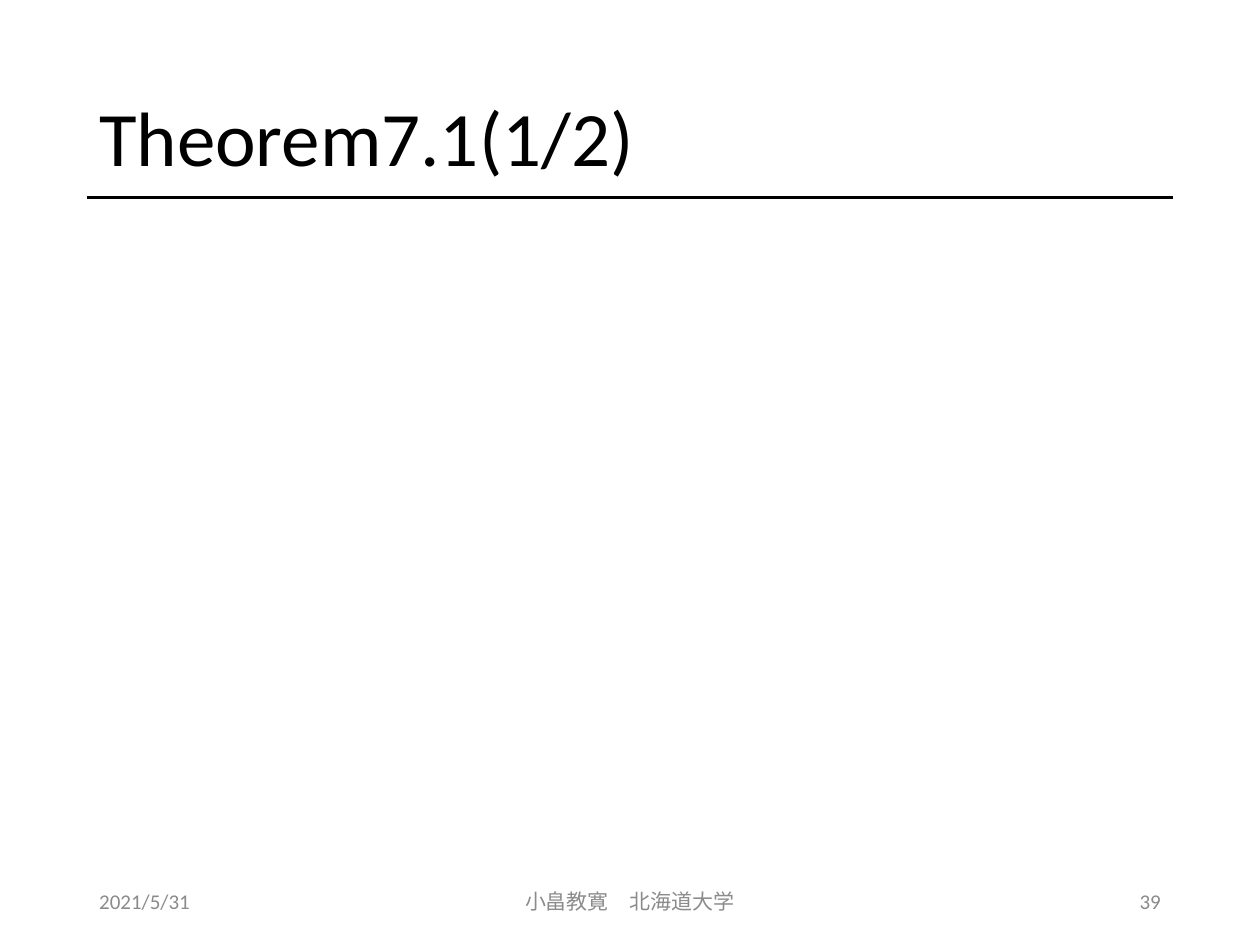
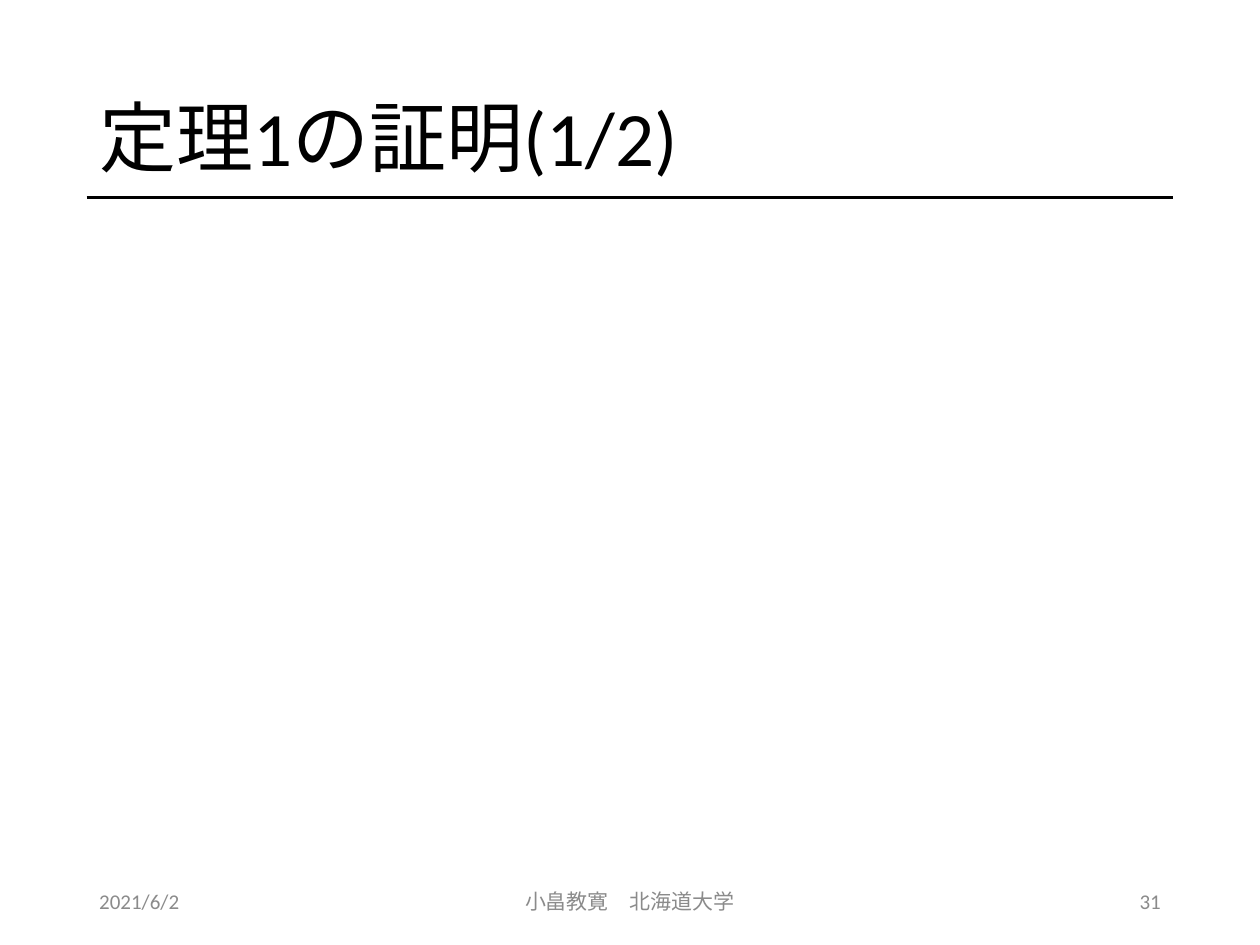
Before and after one commit to obatakyoukan/isomorphism, a slide deck: slide 31 of Isomorphism.pptx (slide 39 before the commit). Drawn at 1260x945 pixels with LibreOffice and Linux fonts; fonts in the diff are those of the drawing; grey boxes stand for pictures. Boxes give left, top, right and bottom in pixels: in the first picture for what was removed or moved away, otherwise in the second. Text is boxed around its words. In the diff, an @@ line names an element or a change of style, - is before the commit and + after.

```diff
--- a/Isomorphism.pptx
+++ b/Isomorphism.pptx
@@ title at (99, 101, 678, 177): text changed @@
-Theorem7.1(1/2)
+定理1の証明(1/2)
@@ text at (99, 894, 179, 910): text changed @@
-2021/5/31
+2021/6/2
@@ page number at (1140, 895, 1161, 909): text changed @@
-39
+31
```
Also in this commit, not shown: 31 other slides changed, 9 slides removed.
